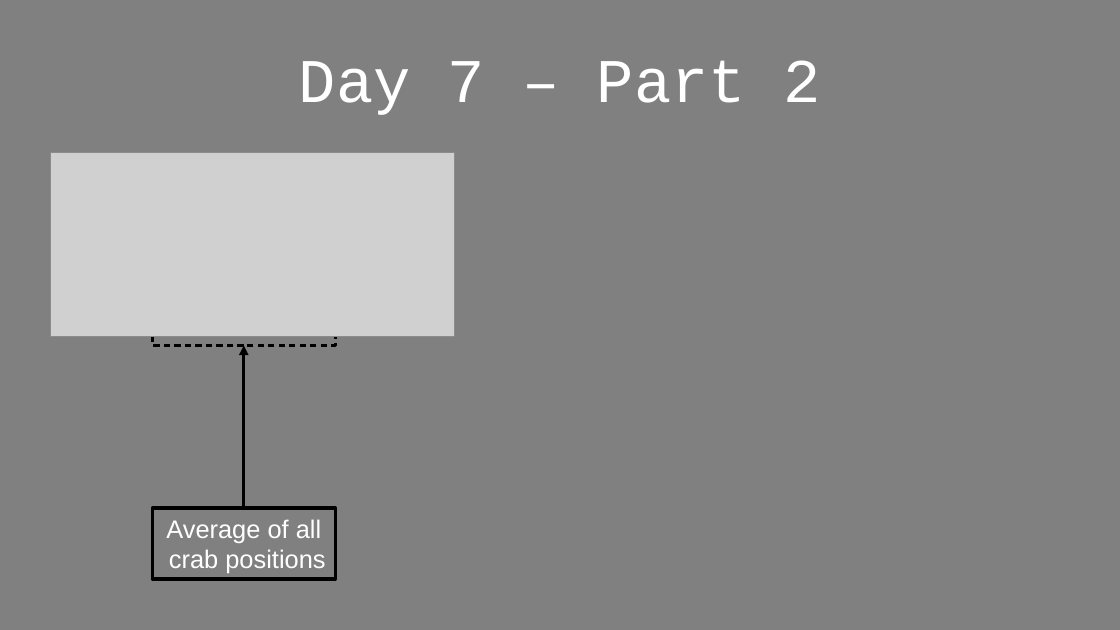
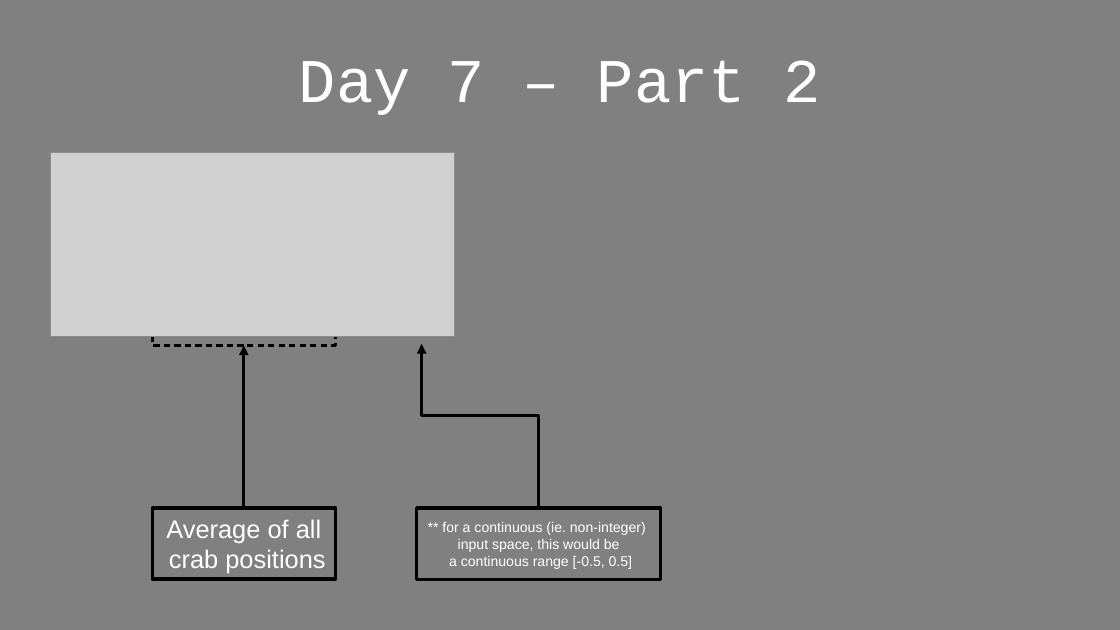
Before and after one commit to jlewis200/advent_of_code_21, a slide deck: slide 22 of aoc-cantina-time.odp (slide 23 before the commit). Drawn at 1120x630 pixels with LibreOffice and Linux fonts; fonts in the diff are those of the drawing; grey boxes stand for pictures. Boxes give left, top, right and bottom in pixels: in the first picture for what was removed or moved away, otherwise in the second. Text is boxed around its words. In the diff, an @@ line names an element or a change of style, - is before the commit and + after.

Commit message:
Update slides.

```diff
--- a/aoc-cantina-time.odp
+++ b/aoc-cantina-time.odp
@@ elbow arrow added from (539, 508) to (422, 345), #000000 2.3 pt @@
@@ rectangle added at <box>417,508,661,579</box>, fill #808080, outline #000000 2.3 pt, 10 pt, text #FFFFFF @@
+** for a continuous (ie. non-integer)
+input space, this would be
+a continuous range [-0.5, 0.5]
```
Also in this commit, not shown: 1 slide removed, 1 other file.
